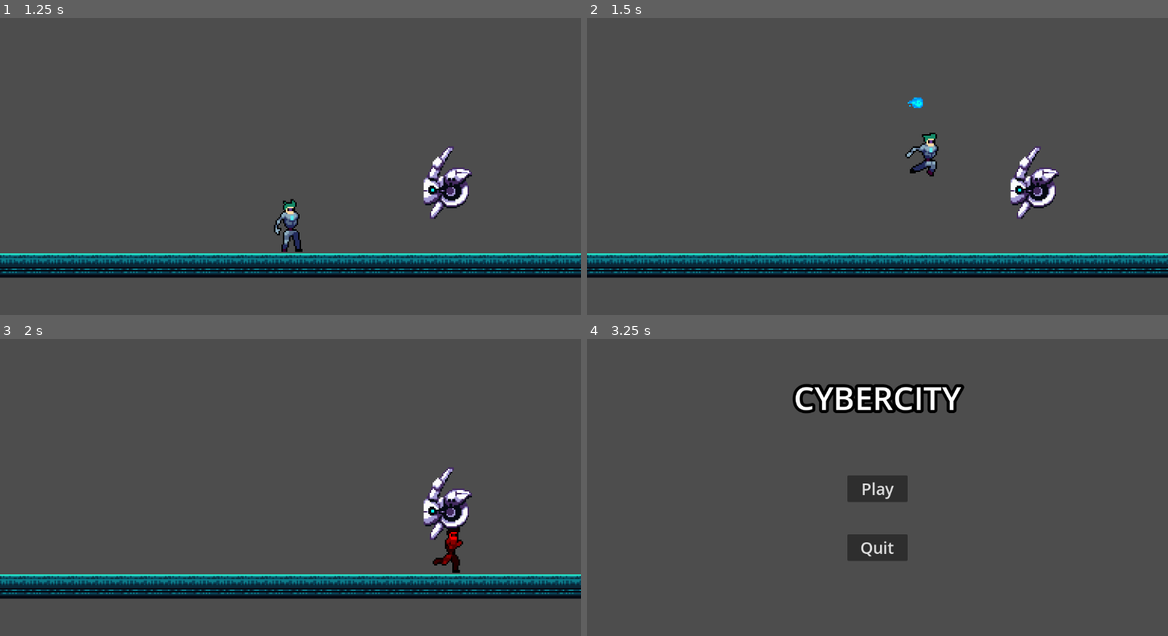
Above: before the commit, frames 1-4 (two rows, left to right).
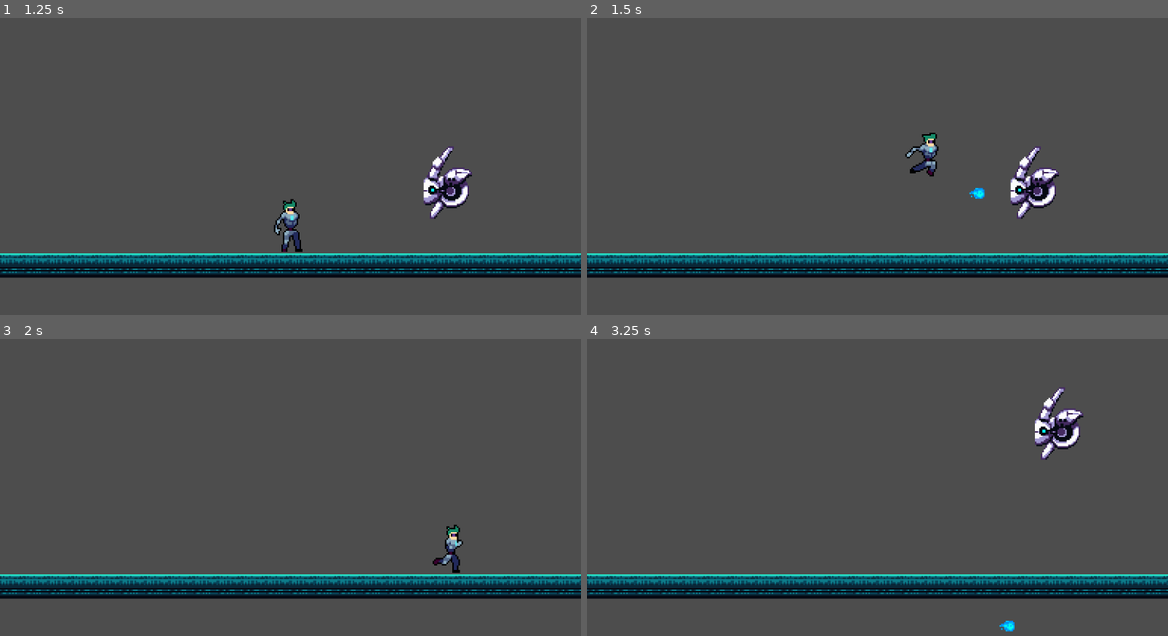
Above: after the commit, the same moments.

Repository: pranavReddy120/CyberCityV3
Game: Godot game, scene res://Scenes/main_menu.tscn
Same seed, same stepped clock (60 frames per second), same inputs: the game is played once before the commit and once after it.
Inputs (mouse positions are in pixels of both pictures, inside the frame that each line leads up to):
- Up to frame 1 (1.25 s): click "Play" at 0.5 s
- Up to frame 2 (1.5 s): move the mouse to (1005, 163) at 1.27 s; hold Right (right) from 1.28 s (still down); hold Up (jump) from 1.28 s (still down); tap Space (shoot) at 1.35 s
- Up to frame 3 (2 s): keep holding Right (right); keep holding Up (jump)
- Up to frame 4 (3.25 s): move the mouse to (761, 517) at 2.02 s; release Up (jump) at 2.03 s; tap Up (jump) at 2.1, 2.27, 2.57 s; tap Space (shoot) at 2.3, 2.85 s; move the mouse to (935, 431) at 2.77 s; release Right (right) at 2.78 s; hold Left (left) from 2.78 s (still down); hold Up (jump) from 2.78 s (still down)

Frame 1 is identical in both runs. In frame 2, 0.1% of the frame differs, in the area x 55-69%, y 26-61%; in frame 3, 1.3%; in frame 4, 14%, in the area x 0-100%, y 15-99%.

Commit message:
better shooting code

Diff:
--- a/Scenes/player.tscn
+++ b/Scenes/player.tscn
@@ -143,3 +143,12 @@
 
 [node name="Marker2D" type="Marker2D" parent="Node2D"]
 position = Vector2(18, 2.08165e-12)
+
+[node name="Marker2D2" type="Marker2D" parent="Node2D"]
+position = Vector2(-18, 0)
+
+[node name="Aim1" type="Marker2D" parent="."]
+position = Vector2(27, 0)
+
+[node name="Aim2" type="Marker2D" parent="."]
+position = Vector2(-28, 0)
--- a/Scripts/player.gd
+++ b/Scripts/player.gd
@@ -10,18 +10,7 @@
 const JUMP_VELOCITY = -300
 var speed = 300
 var can_shoot = true
-var direction = Vector2.RIGHT
-
-func Facing_Direction():
-	#default is to look right
-	if Input.is_action_pressed("right"):
-		direction = Vector2.RIGHT
-	if Input.is_action_pressed("left"):
-		direction = Vector2.LEFT
-	if Input.is_action_pressed("jump"):
-		direction = Vector2.UP
-	if Input.is_action_pressed("down"):
-		direction = Vector2.DOWN
+var facing = true
 
 
 
@@ -29,26 +18,15 @@
 func shoot():
 	var bullet = bullet_path.instantiate() # instance of a bullet
 	get_parent().add_child(bullet) # sets the bullet as the child of the shooter
-	bullet.global_position = $Node2D/Marker2D.global_position
-	Facing_Direction()
-	if (direction==Vector2.RIGHT):
-			bullet.velocity = Vector2(20,0)
-	if (direction==Vector2.LEFT):
-			bullet.velocity = Vector2(-20,0)
-			if (animated_sprite.get_animation()=="run"):
-				bullet.global_position.x -=25
+	if facing:
+		bullet.global_position = $Node2D/Marker2D.global_position
+		bullet.velocity = $Aim1.global_position - bullet.position
+	elif !facing:
+		bullet.global_position = $Node2D/Marker2D2.global_position
+		bullet.velocity = $Aim2.global_position - bullet.position
 
-	if (direction==Vector2.DOWN):
-			bullet.velocity = Vector2(0,20)
-			bullet.global_position.y +=20
-			bullet.global_position.x -=5
-	if (direction==Vector2.UP):
-			bullet.velocity = Vector2(0,-20)
-			bullet.global_position.y -=20
-			bullet.global_position.x -=5
 
 func _process(delta):
-	$Node2D.look_at(get_global_mouse_position())
 	if Input.is_action_just_pressed('shoot'):
 		if can_shoot:
 			shoot()
@@ -75,8 +53,10 @@
 
 	if direction > 0:
 		animated_sprite.flip_h = false
+		facing = true
 	elif direction < 0:
 		animated_sprite.flip_h = true
+		facing = false
 
 	if is_on_floor():
 		if direction == 0:
